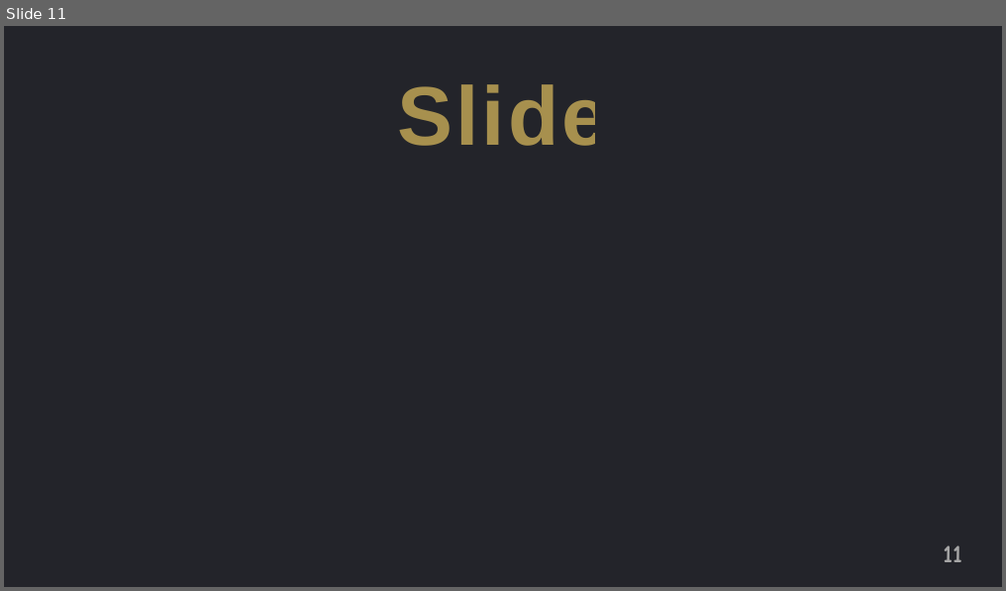
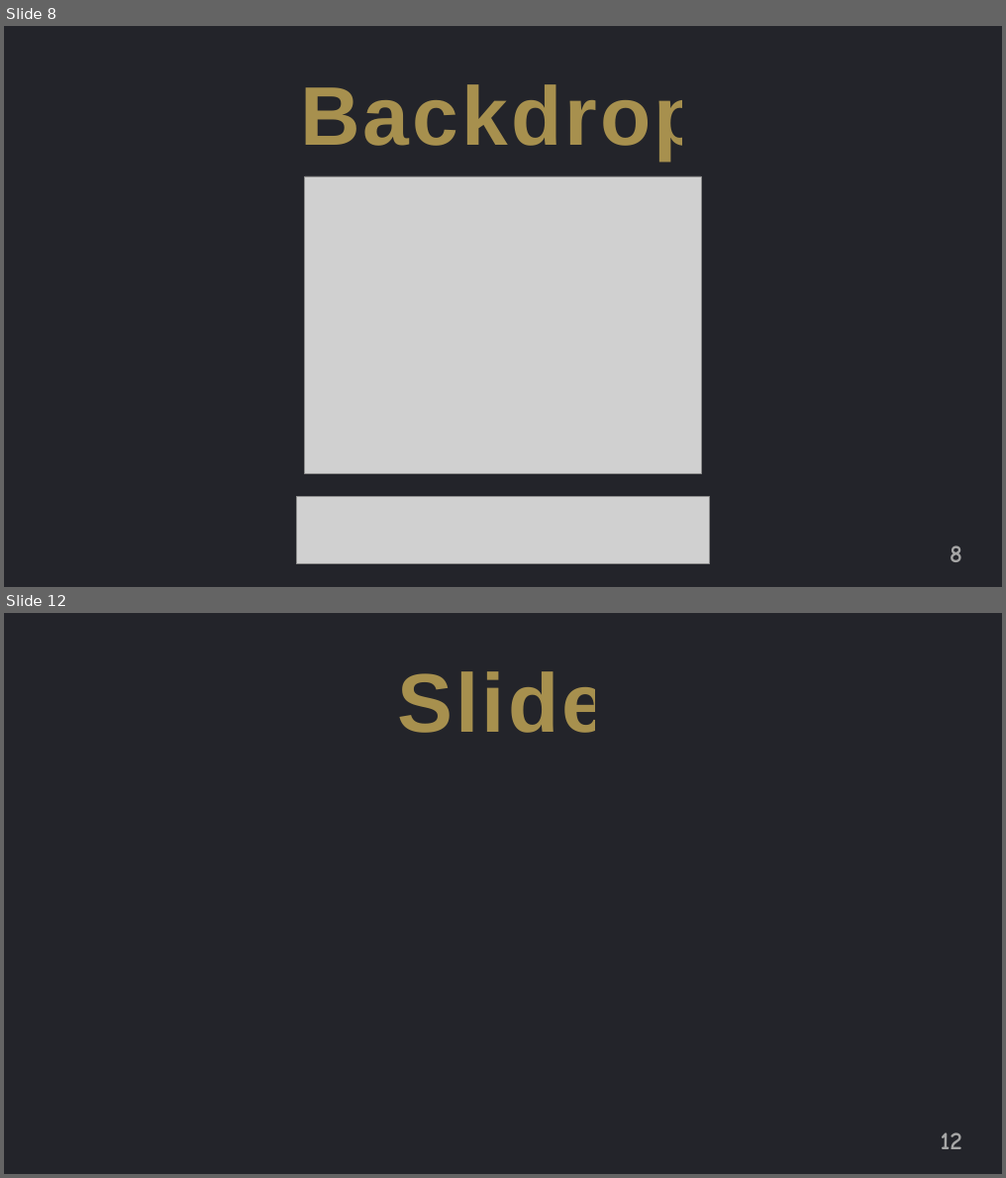
Before and after one commit to jguo108/My-Programming-Courses, a slide deck: Scratch for Newbies/Level2/1 Knock Knock/Note/Notes.pptx. Shown one above the other, each under a label of ours: slide 11 before the commit, slides 8 and 12 after it; the slides between them are not shown. The pictures are 1006x591 and 1006x1178 pixels, drawn with LibreOffice and Linux fonts; fonts in the diff are those of the drawing; grey boxes stand for pictures. Boxes give left, top, right and bottom in pixels: in the first picture for what was removed or moved away, otherwise in the second. Text is boxed around its words. In the diff, an @@ line names an element or a change of style, - is before the commit and + after.

```diff
--- a/Scratch for Newbies/Level2/1 Knock Knock/Note/Notes.pptx
+++ b/Scratch for Newbies/Level2/1 Knock Knock/Note/Notes.pptx
@@ slide 8 added at (x1=4, y1=26, x2=1002, y2=587), background #FFFFFF @@
@@ rectangle added at (x1=4, y1=26, x2=1002, y2=587), fill #23242A @@
@@ text added at (x1=300, y1=84, x2=705, y2=160), 80 pt, text #FFD966 at 60% opacity, bold @@
+Backdrop
@@ picture added at (x1=305, y1=176, x2=702, y2=474) @@
@@ picture added at (x1=297, y1=497, x2=710, y2=565) @@
@@ page number added at (x1=949, y1=546, x2=962, y2=563), 24 pt, text #A6A6A6, bold @@
+8
@@ what was slide 11 is now slide 12 @@
@@ page number at (x1=941, y1=1133, x2=962, y2=1150): text changed @@
-11
+12
```
Also in this commit, not shown: 3 other slides added, 3 slides removed, 6 other files.
